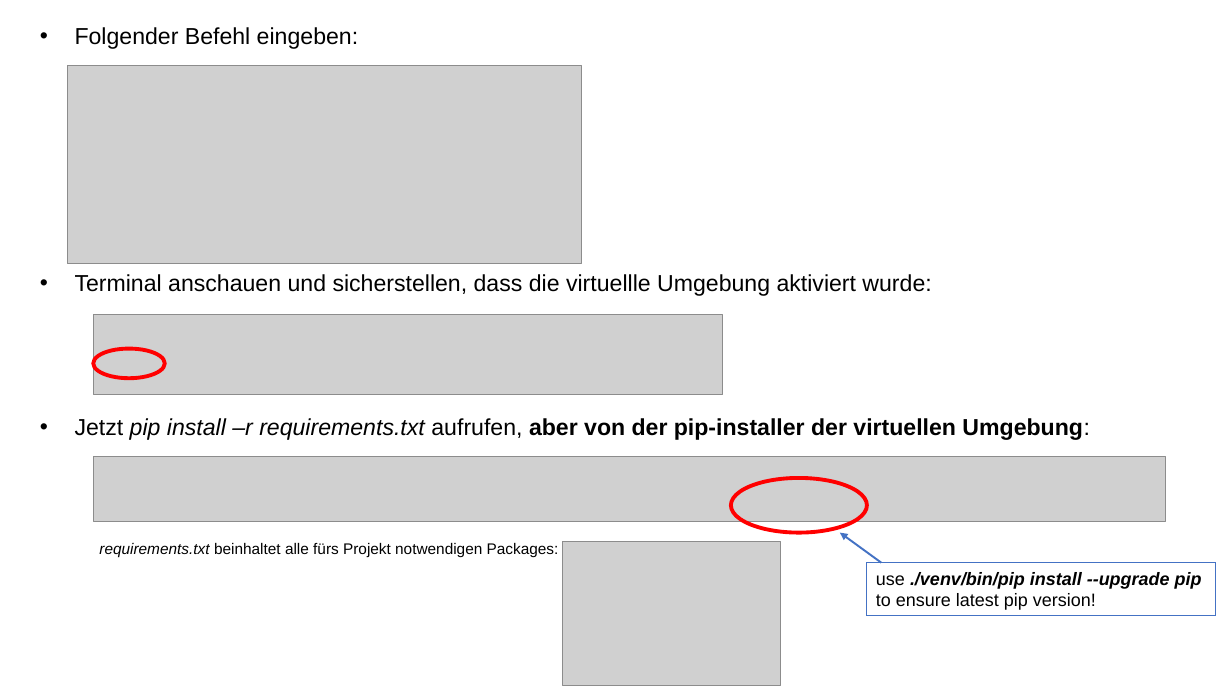
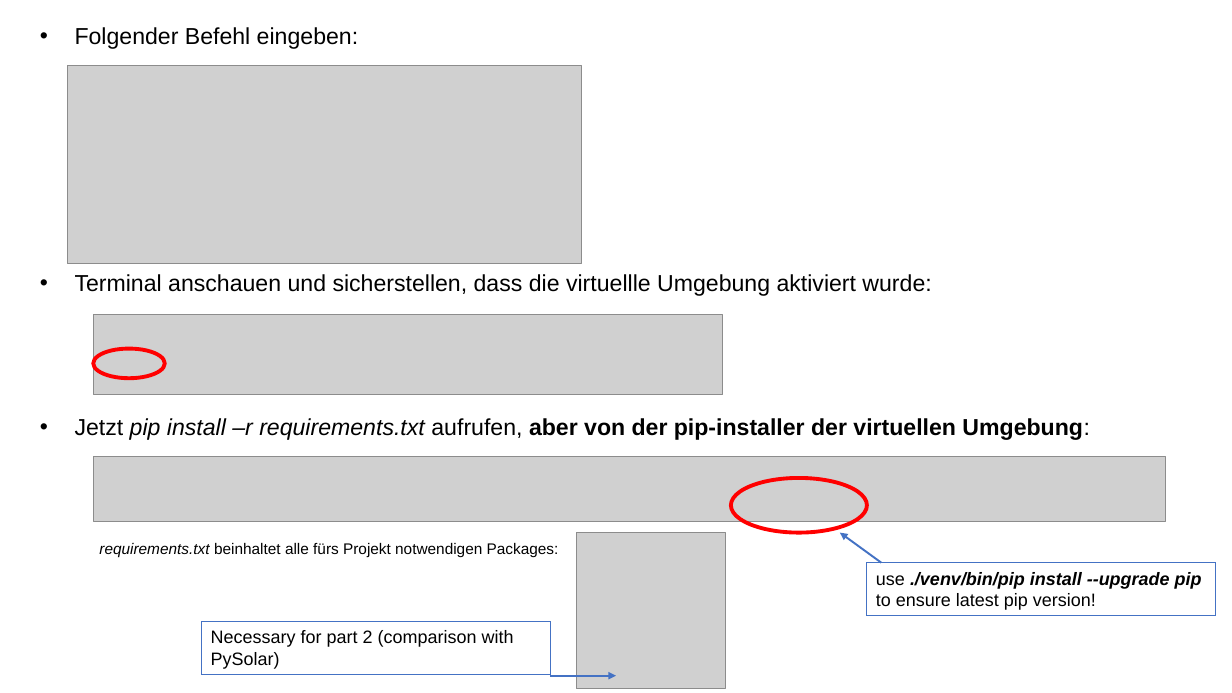
Before and after one commit to TheofanisTsiantas/CAS_IE_InformationRetrieval, a slide deck: slide 6 of Installation_SetUp.pptx (slide 5 before the commit). Drawn at 1232x693 pixels with LibreOffice and Linux fonts; fonts in the diff are those of the drawing; grey boxes stand for pictures. Boxes give left, top, right and bottom in pixels: in the first picture for what was removed or moved away, otherwise in the second. Text is boxed around its words. In the diff, an @@ line names an element or a change of style, - is before the commit and + after.

```diff
--- a/Installation_SetUp.pptx
+++ b/Installation_SetUp.pptx
@@ picture resized from (x1=563, y1=542, x2=781, y2=686) to (x1=576, y1=532, x2=725, y2=689) @@
@@ rectangle added at (x1=201, y1=622, x2=551, y2=675), outline #4472C4 0.75 pt, 14 pt, text #000000 @@
+Necessary for part 2 (comparison with PySolar)
@@ arrow added from (551, 676) to (616, 676), #4472C4 1.5 pt @@
```
Also in this commit, not shown: 2 other slides changed, 2 slides added, 1 slide removed, 15 other files.
